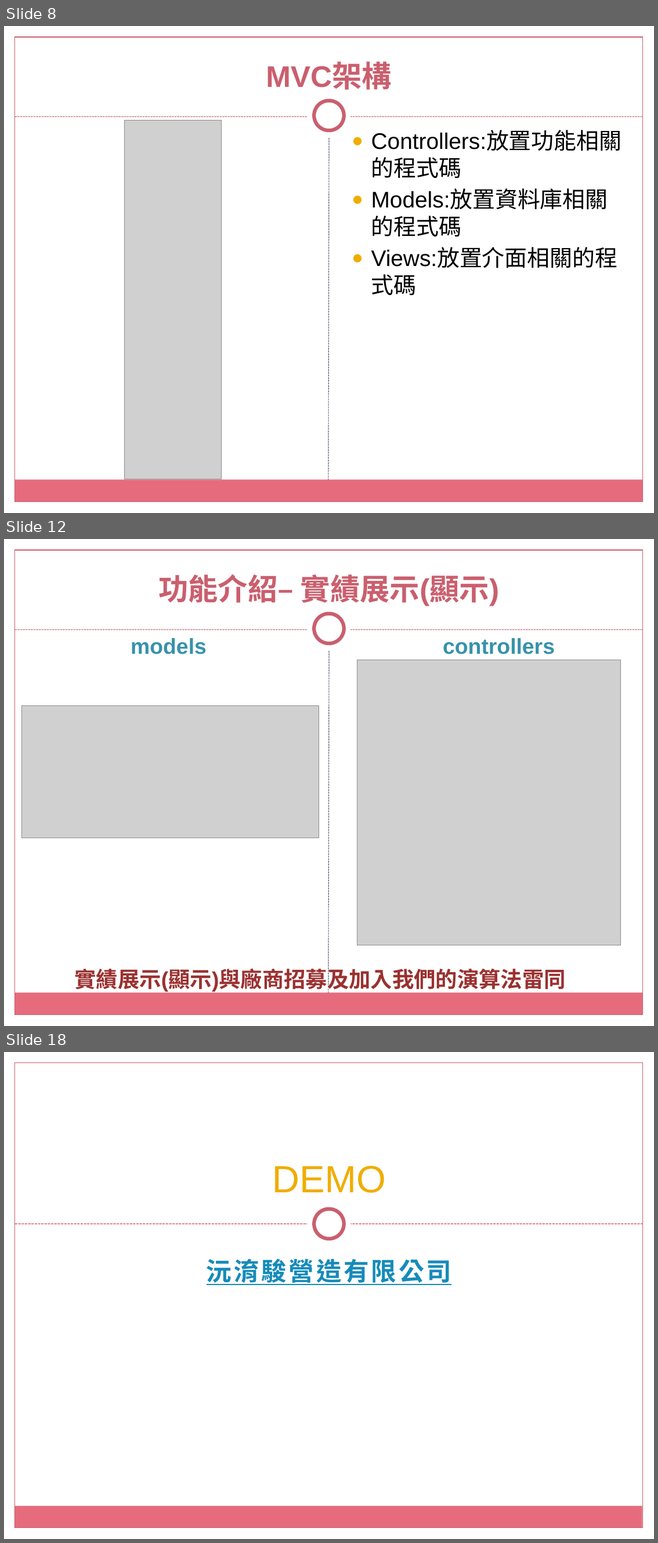
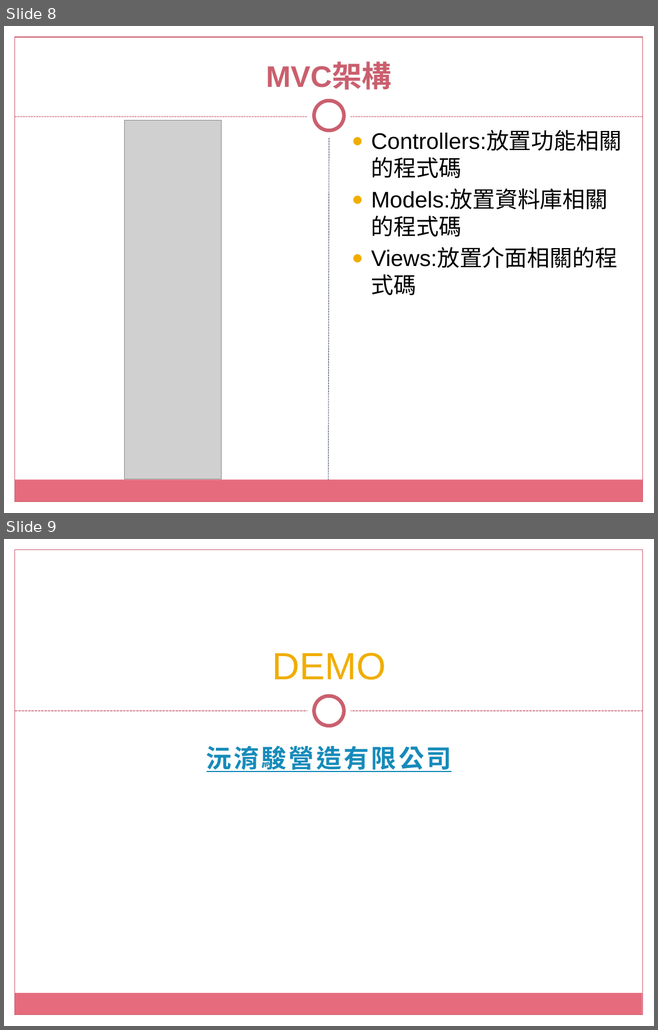
Before and after one commit to tsouleona/gitLab, a slide deck: small_project/data_project/沅淯駿營造有限公司.pptx. Shown one above the other, each under a label of ours: slides 8, 12 and 18 before the commit, slides 8 and 9 after it; the slides between them are not shown. The pictures are 658x1543 and 658x1030 pixels, drawn with LibreOffice and Linux fonts; fonts in the diff are those of the drawing; grey boxes stand for pictures; background and template pictures are left out. Boxes give left, top, right and bottom in pixels: in the first picture for what was removed or moved away, otherwise in the second. Text is boxed around its words. In the diff, an @@ line names an element or a change of style, - is before the commit and + after.

```diff
--- a/small_project/data_project/沅淯駿營造有限公司.pptx
+++ b/small_project/data_project/沅淯駿營造有限公司.pptx
@@ slide 12 removed at (x1=4, y1=539, x2=654, y2=1026), background picture (left out); not listed: 9 template elements that a slide beside it also shows @@
@@ title removed at (x1=158, y1=574, x2=499, y2=606) @@
-功能介紹– 實績展示(顯示)
@@ text removed at (x1=130, y1=638, x2=206, y2=654) @@
-models
@@ text removed at (x1=442, y1=638, x2=554, y2=654) @@
-controllers
@@ picture removed at (x1=357, y1=660, x2=620, y2=946) @@
@@ picture removed at (x1=22, y1=706, x2=319, y2=838) @@
@@ text removed at (x1=75, y1=965, x2=565, y2=993) @@
-實績展示(顯示)與廠商招募及加入我們的演算法雷同
@@ what was slide 18 is now slide 9 @@
```
Also in this commit, not shown: 8 other slides removed.
